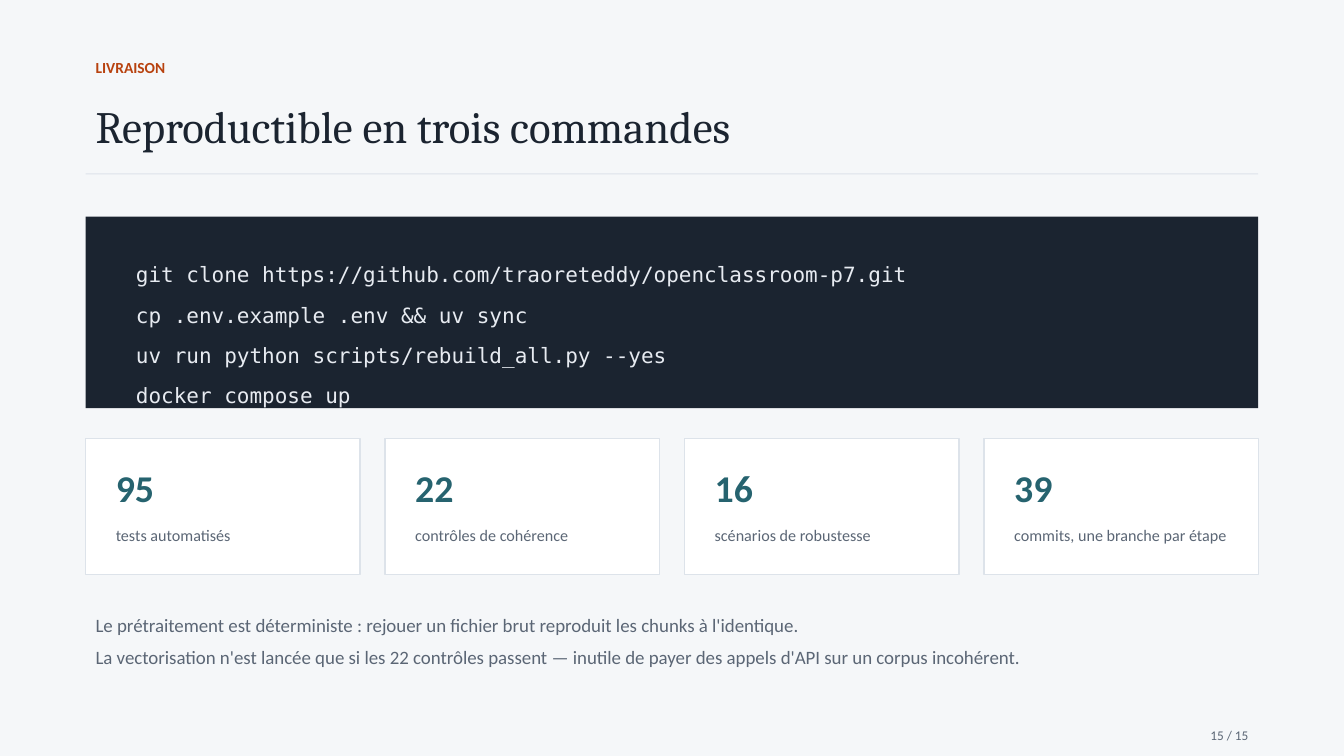
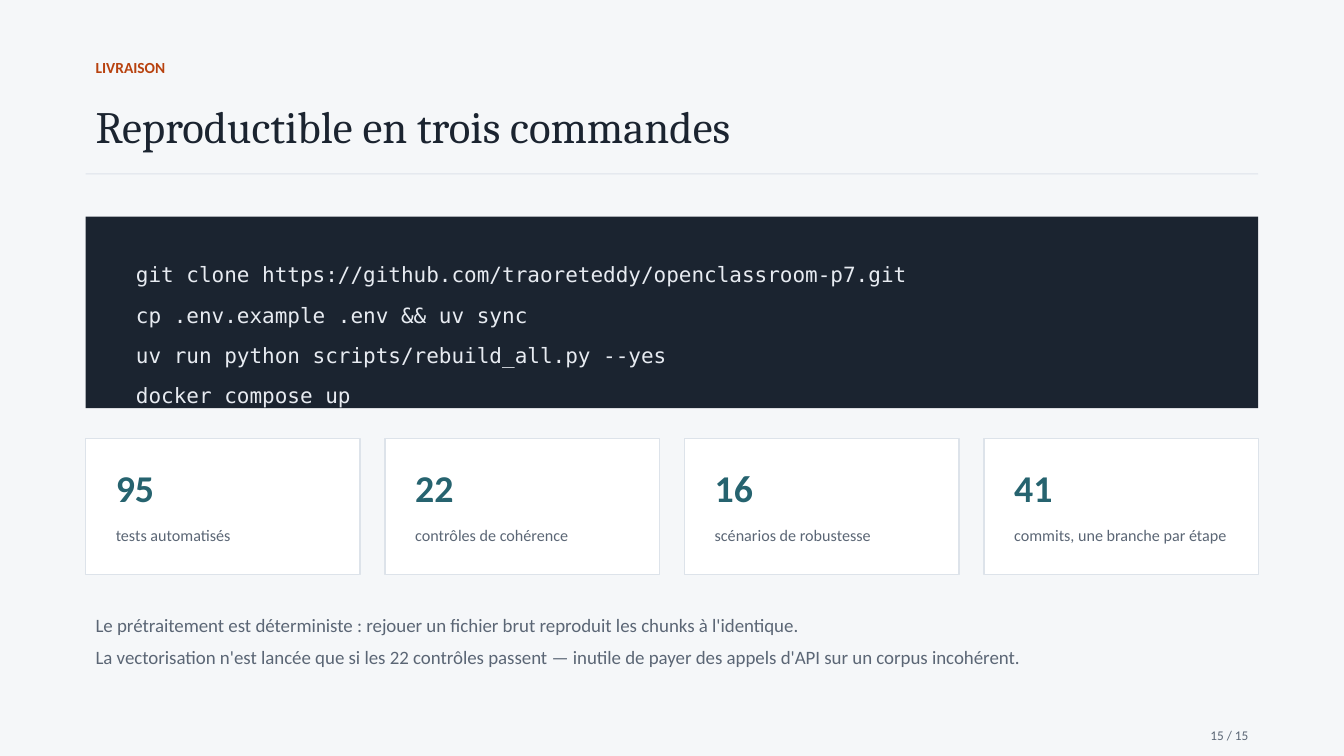
Before and after one commit to traoreteddy/openclassroom-p7, a slide deck: slide 15 of docs/soutenance-puls-events-rag.pptx. Drawn at 1344x756 pixels with LibreOffice and Linux fonts; fonts in the diff are those of the drawing. Boxes give left, top, right and bottom in pixels: in the first picture for what was removed or moved away, otherwise in the second. Text is boxed around its words. In the diff, an @@ line names an element or a change of style, - is before the commit and + after.

```diff
--- a/docs/soutenance-puls-events-rag.pptx
+++ b/docs/soutenance-puls-events-rag.pptx
@@ text at bbox=[1014, 477, 1052, 502]: text changed @@
-39
+41
```
Also in this commit, not shown: 1 other file.
